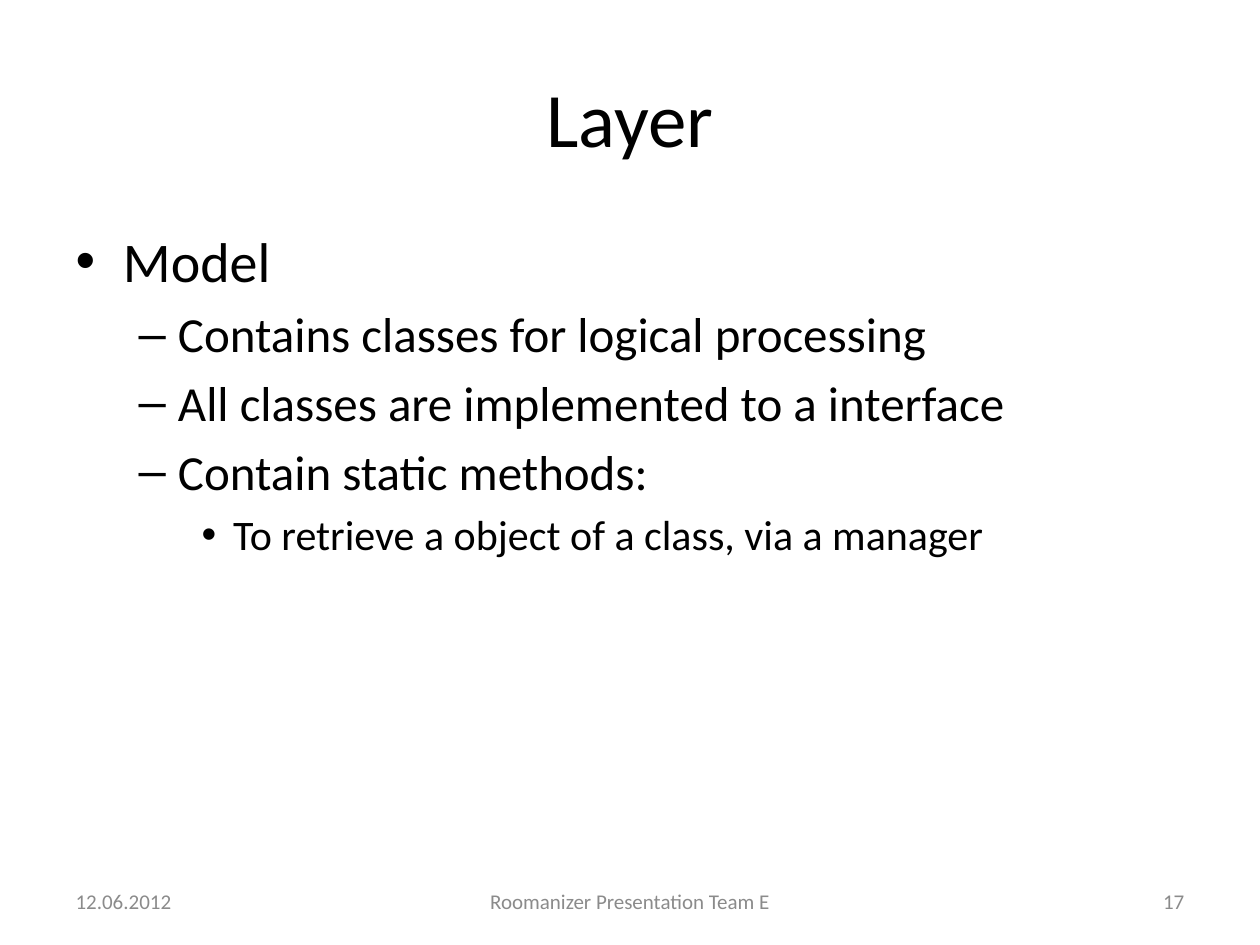
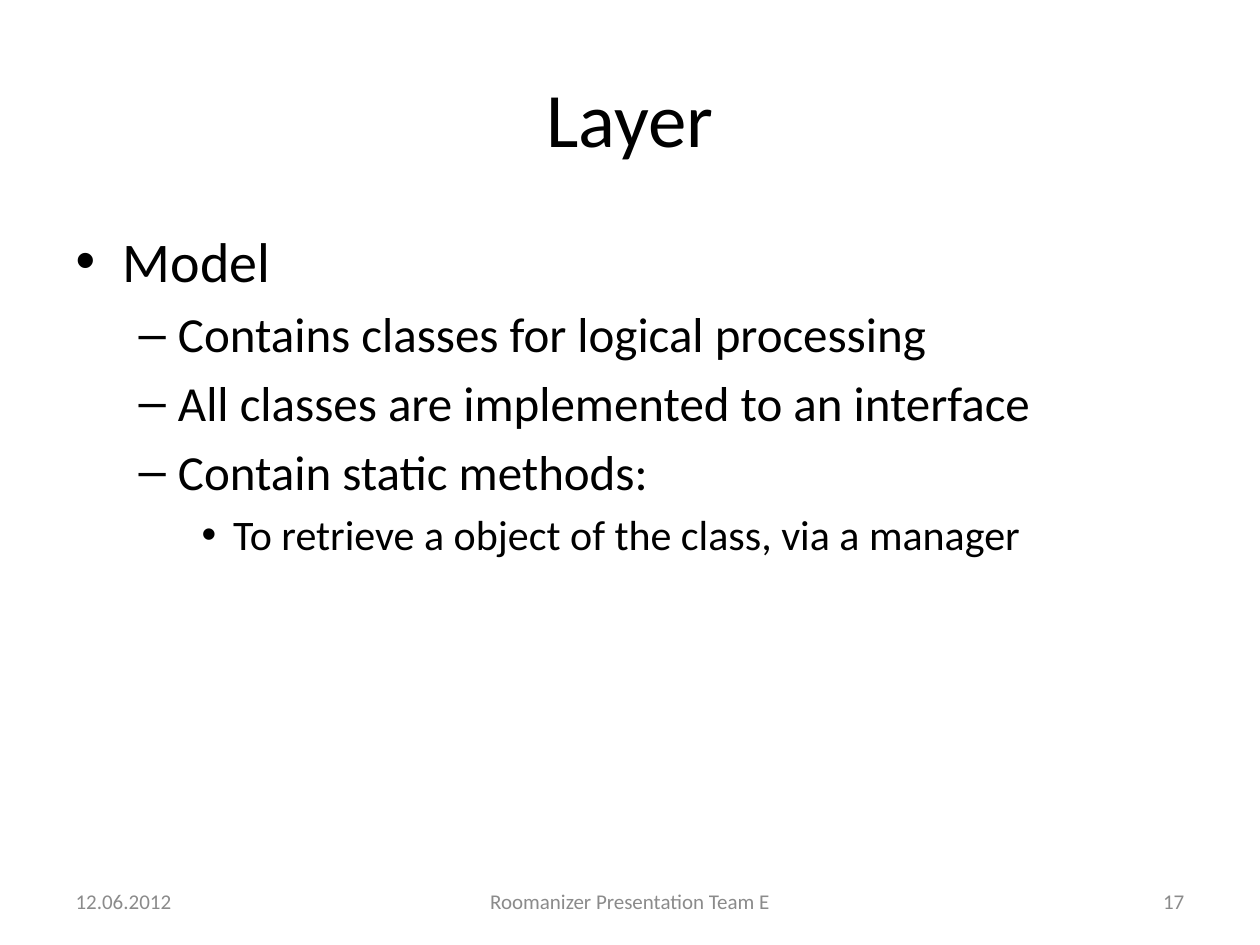
Before and after one commit to markusmo/HotelSoftware, a slide deck: slide 17 of Documentation/Praesentation/PresentationRoomanizer.pptx. Drawn at 1260x945 pixels with LibreOffice and Linux fonts; fonts in the diff are those of the drawing. Boxes give left, top, right and bottom in pixels: in the first picture for what was removed or moved away, otherwise in the second. Text is boxed around its words. In the diff, an @@ line names an element or a change of style, - is before the commit and + after.

```diff
--- a/Documentation/Praesentation/PresentationRoomanizer.pptx
+++ b/Documentation/Praesentation/PresentationRoomanizer.pptx
@@ text at box(178, 387, 1030, 429): text changed @@
-  – All classes are implemented to a interface
+  – All classes are implemented to an interface
@@ text at box(233, 520, 1020, 558): text changed @@
-    • To retrieve a object of a class, via a manager
+    • To retrieve a object of the class, via a manager
```
Also in this commit, not shown: 8 other slides changed, 2 other files.
